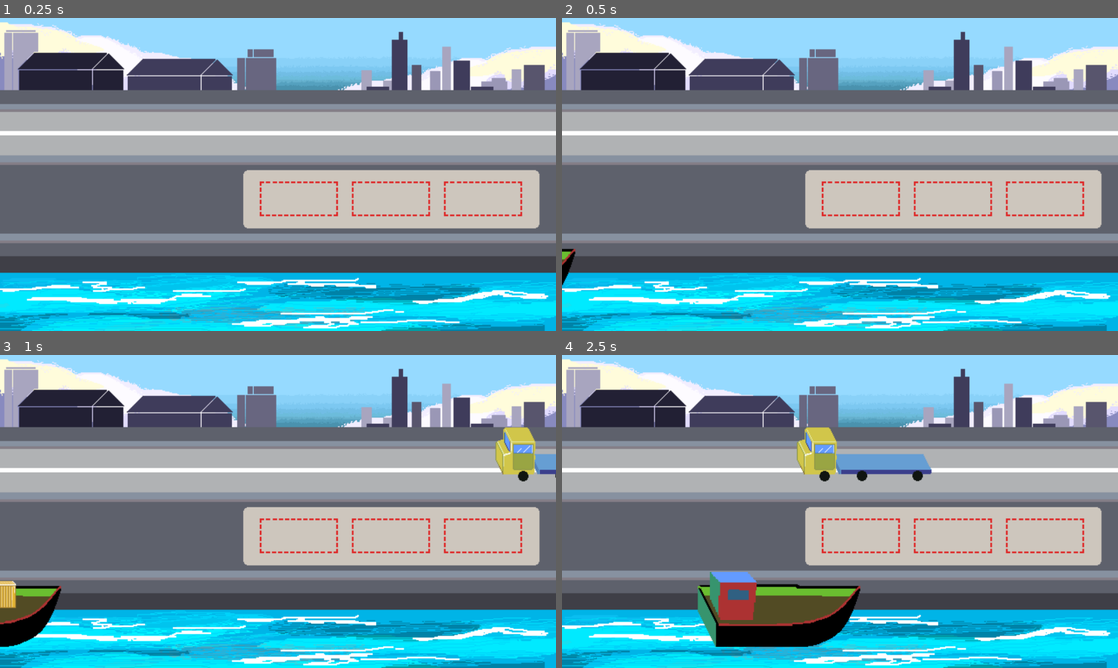
Above: before the commit, frames 1-4 (two rows, left to right).
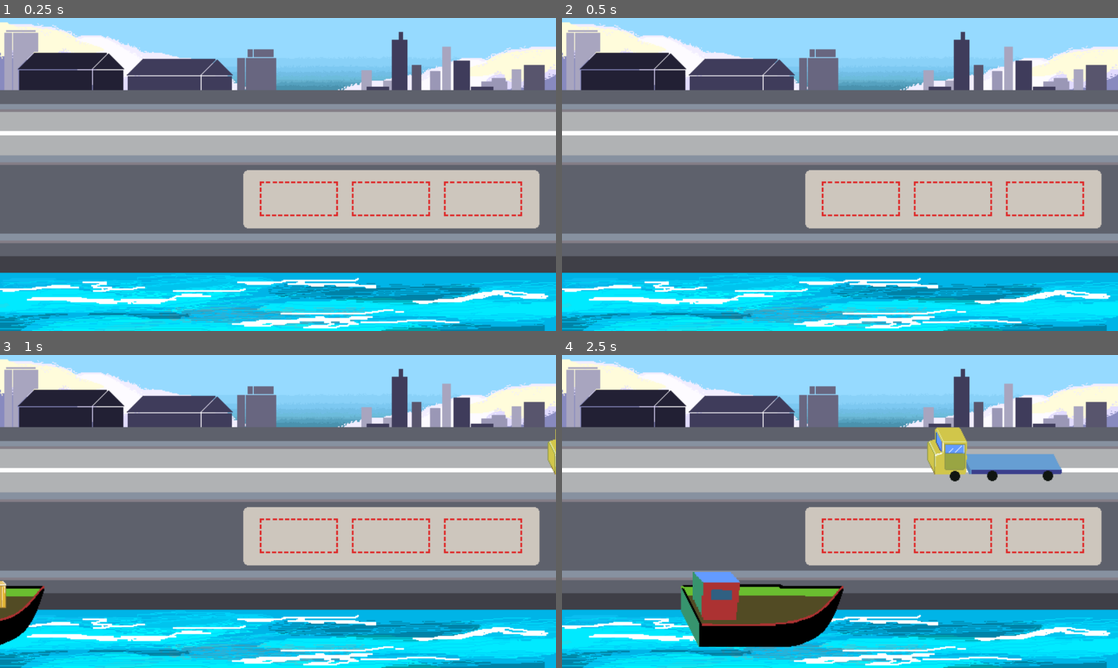
Above: after the commit, the same moments.

Repository: FlorCardinali/Game-jam-4.12.2023-puerto-de-ingeniero-white-
Game: Godot game, scene res://main.tscn
Same seed, same stepped clock (60 frames per second), same inputs: the game is played once before the commit and once after it.
Inputs (mouse positions are in pixels of both pictures, inside the frame that each line leads up to):
- Up to frame 1 (0.25 s): no input
- Up to frame 2 (0.5 s): no input
- Up to frame 3 (1 s): move the mouse to (400, 495) at 0.52 s; press the mouse at (400, 495) at 0.53 s
- Up to frame 4 (2.5 s): move the mouse to (573, 596) at 1.27 s; release the mouse at (573, 596) at 1.28 s; click (573, 596) at 1.35 s; move the mouse to (895, 442) at 2.02 s; press the mouse at (895, 442) at 2.03 s

Frame 1 is identical in both runs. In frame 2, 0.2% of the frame differs, in the area x 0-3%, y 73-86%; in frame 3, 2.5%; in frame 4, 7.3%, in the area x 21-90%, y 23-94%.

Commit message:
falla a veces
falla la subida al camion

Diff:
--- a/caja.tscn
+++ b/caja.tscn
@@ -4,10 +4,10 @@
 [ext_resource type="Texture2D" uid="uid://iq3qdh6o7tx1" path="res://img/Carga.png" id="2_1n45x"]
 
 [sub_resource type="RectangleShape2D" id="RectangleShape2D_8ay1d"]
-size = Vector2(214, 93)
+size = Vector2(243, 123)
 
 [sub_resource type="RectangleShape2D" id="RectangleShape2D_8ny4e"]
-size = Vector2(232, 105)
+size = Vector2(270, 140)
 
 [node name="caja" type="CharacterBody2D" groups=["cajas"]]
 z_index = 2
@@ -20,7 +20,7 @@
 [node name="colision_caja" type="CollisionShape2D" parent="."]
 z_index = 2
 z_as_relative = false
-position = Vector2(113, 47.5)
+position = Vector2(113.5, 48.5)
 shape = SubResource("RectangleShape2D_8ay1d")
 
 [node name="sprite_caja" type="Sprite2D" parent="."]
@@ -33,7 +33,7 @@
 [node name="area_click" type="Area2D" parent="."]
 
 [node name="detectar_colision" type="CollisionShape2D" parent="area_click"]
-position = Vector2(110, 46.5)
+position = Vector2(115, 49)
 shape = SubResource("RectangleShape2D_8ny4e")
 
 [connection signal="input_event" from="area_click" to="." method="_on_area_click_input_event"]
--- a/camion.tscn
+++ b/camion.tscn
@@ -5,10 +5,10 @@
 [ext_resource type="Texture2D" uid="uid://dqw7bxxlks3jj" path="res://img/Atras camion.png" id="2_frnof"]
 
 [sub_resource type="RectangleShape2D" id="RectangleShape2D_jjrn5"]
-size = Vector2(326.25, 69.5)
+size = Vector2(439.125, 200)
 
 [sub_resource type="RectangleShape2D" id="RectangleShape2D_k2sk0"]
-size = Vector2(314, 69.5)
+size = Vector2(438, 202.375)
 
 [node name="Camion" type="CharacterBody2D"]
 z_index = 2
@@ -20,7 +20,7 @@
 [node name="colision_camion" type="CollisionShape2D" parent="."]
 z_index = 2
 z_as_relative = false
-position = Vector2(310, 122.75)
+position = Vector2(253.563, 103)
 shape = SubResource("RectangleShape2D_jjrn5")
 
 [node name="cabina_camion" type="Sprite2D" parent="."]
@@ -40,7 +40,12 @@
 centered = false
 
 [node name="area_camion" type="Area2D" parent="."]
+z_index = 2
+z_as_relative = false
+position = Vector2(170, 55)
+collision_layer = 4
+collision_mask = 2
 
 [node name="colision_camion" type="CollisionShape2D" parent="area_camion"]
-position = Vector2(308, 121.75)
+position = Vector2(86, 48.8125)
 shape = SubResource("RectangleShape2D_k2sk0")
--- a/main.gd
+++ b/main.gd
@@ -6,6 +6,7 @@
 
 var escena_caja = load("res://caja.tscn")
 var nivel = 1
+var puntos = 0
 
 #barco
 var barco_instancia
@@ -15,15 +16,13 @@
 var colision_barco
  #caja
 var caja_instancia
-var hay_caja_en_1 = false
-var hay_caja_en_2 = false
-var hay_caja_en_3 = false
+var cant_cajas = 0
 #camion
 var camion_instancia #donde se guarda la copia del camion
 var hay_camion = false #lo que controla que haya un solo camion
 var colision_camion #donde se guarda el movimiento del camion
-var vector_camion = Vector2(-10,0) #velocidad a la que va el camion
-
+var vector_camion = Vector2(-7,0) #velocidad a la que va el camion
+var area_camioncito
 
 func _ready():
 	pass
@@ -47,12 +46,18 @@
 			$area_3.get_overlapping_bodies()[1].queue_free()
 		$area_3.get_overlapping_bodies()[0].position = $area_3.position
 
-	if (cajita.position != $area_1.position) and (cajita.position != $area_2.position) and (cajita.position != $area_3.position):
+
+
+	if (cajita.position != $area_1.position) and (cajita.position != $area_2.position) and (cajita.position != $area_3.position and (cajita.position != area_camioncito.global_position)):
 		print("cajita no esta donde debe estar")
 		cajita.queue_free()
 
 
 func _process(delta):
+#	if  get_tree().get_nodes_in_group("cajas").size() > 0:
+#		cant_cajas = get_tree().get_nodes_in_group("cajas").size()
+
+
 	if not hay_camion:
 		camion_instancia = camion.instantiate()
 		add_child(camion_instancia)
@@ -68,8 +73,9 @@
 		barco_instancia.position = Vector2(-800,750)
 
 		caja_instancia = caja.instantiate()
+		cant_cajas += 1
 		add_child(caja_instancia)
-		caja_instancia.position = Vector2(-350,780)
+		caja_instancia.position = Vector2(-450,780)
 		caja_instancia.connect("se_solto_la_caja", cuando_se_suelta_la_caja)
 
 
@@ -81,11 +87,24 @@
 
 func recorrer_mapa_camion(par_camion):
 	colision_camion = par_camion.move_and_collide(vector_camion)
-	#se va en -500
-	if par_camion.position.x <= -500:
+	area_camioncito = par_camion.get_node("area_camion")
+#	print(area_camioncito.global_position)
+	if area_camioncito.get_overlapping_bodies().size() > 0:
+		if area_camioncito.get_overlapping_bodies()[0].name == "caja" or area_camioncito.get_overlapping_bodies()[0].name == ("@caja@"+ str(cant_cajas)):
+			area_camioncito.get_overlapping_bodies()[0].position = area_camioncito.global_position
+		print(area_camioncito.get_overlapping_bodies())
+	elif area_camioncito.get_overlapping_bodies().size() > 1:
+		#problema, si hay mas de un objeto en el arreglo
+		print("hay ams de unaaaaaaaaa")
+		print(area_camioncito.get_overlapping_bodies())
+
+	if par_camion.position.x <= -400:
+		if area_camioncito.get_overlapping_bodies().size() > 0:
+			area_camioncito.get_overlapping_bodies()[0].queue_free() #eliminacion de caja
+			puntos += 1
+			print(puntos)
+		par_camion.queue_free()
 		hay_camion = false
-		par_camion.queue_free()
-
 
 
 func recorrer_mapa_barco(barco, caja):
@@ -99,4 +118,4 @@
 		if colision_barco.get_collider().is_in_group("cajas") and caja.position.x <= 1930:
 			caja.empujar(vector_caja)
 		elif caja.position.x >= 1930:
-			caja.position = Vector2(2500,2500)
+			caja.queue_free()
